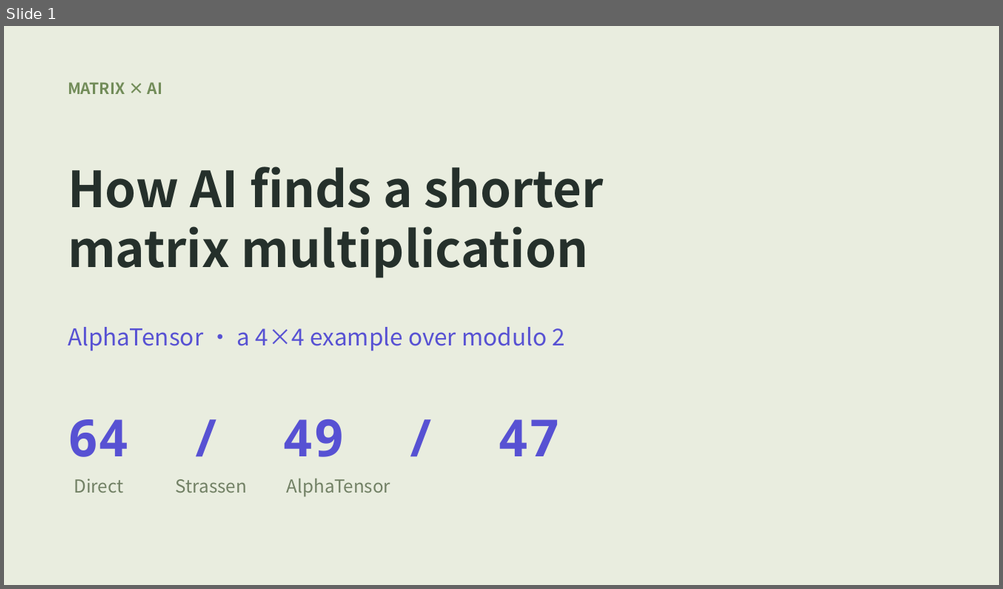
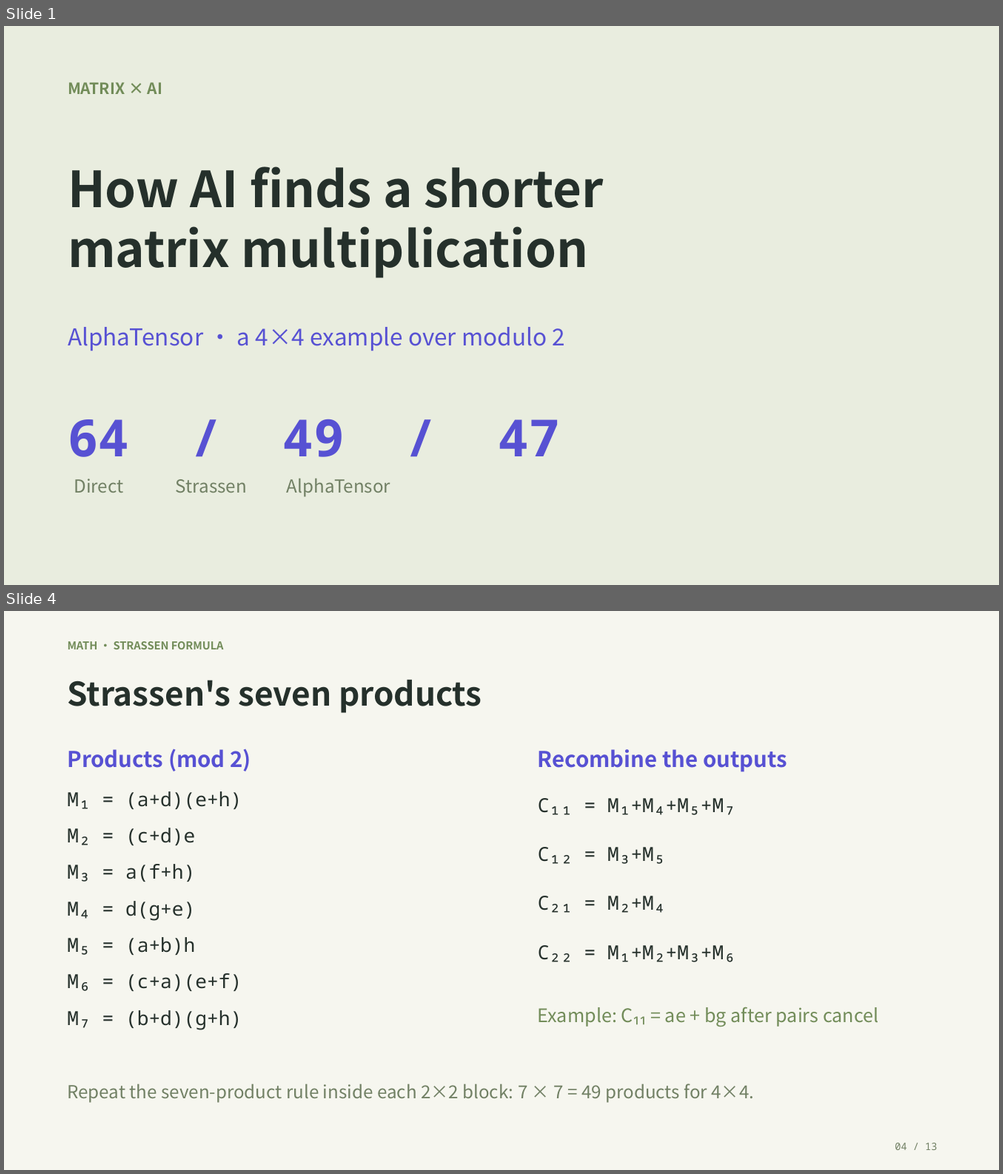
Before and after one commit to secreat14/AlphaEvolve-saplingagent-ppt, a slide deck: alphatensor_matrix_multiplication.pptx. Shown one above the other, each under a label of ours: slide 1 before the commit, slides 1 and 4 after it; the slides between them are not shown. The pictures are 1003x589 and 1003x1174 pixels, drawn with LibreOffice and Linux fonts; fonts in the diff are those of the drawing. Boxes give left, top, right and bottom in pixels: in the first picture for what was removed or moved away, otherwise in the second. Text is boxed around its words. In the diff, an @@ line names an element or a change of style, - is before the commit and + after.

```diff
--- a/alphatensor_matrix_multiplication.pptx
+++ b/alphatensor_matrix_multiplication.pptx
@@ slide 4 added at (x1=4, y1=611, x2=999, y2=1170), background #F6F6EF @@
@@ text added at (x1=68, y1=641, x2=224, y2=649), 10.5 pt, text #728C59, bold @@
+MATH · STRASSEN FORMULA
@@ text added at (x1=68, y1=680, x2=482, y2=713), 31.5 pt, text #25302B, bold @@
+Strassen's seven products
@@ text added at (x1=67, y1=749, x2=251, y2=772), 21 pt, text #5751D3, bold @@
+Products (mod 2)
@@ text added at (x1=538, y1=749, x2=787, y2=772), 21 pt, text #5751D3, bold @@
+Recombine the outputs
@@ text added at (x1=67, y1=792, x2=242, y2=809), 18.8 pt, text #25302B @@
+M₁ = (a+d)(e+h)
@@ text added at (x1=538, y1=798, x2=735, y2=815), 18.8 pt, text #25302B @@
+C₁₁ = M₁+M₄+M₅+M₇
@@ text added at (x1=67, y1=828, x2=195, y2=846), 18.8 pt, text #25302B @@
+M₂ = (c+d)e
@@ text added at (x1=538, y1=847, x2=666, y2=864), 18.8 pt, text #25302B @@
+C₁₂ = M₃+M₅
@@ text added at (x1=67, y1=864, x2=195, y2=882), 18.8 pt, text #25302B @@
+M₃ = a(f+h)
@@ text added at (x1=538, y1=896, x2=666, y2=913), 18.8 pt, text #25302B @@
+C₂₁ = M₂+M₄
@@ text added at (x1=67, y1=901, x2=195, y2=921), 18.8 pt, text #25302B @@
+M₄ = d(g+e)
@@ text added at (x1=67, y1=937, x2=195, y2=955), 18.8 pt, text #25302B @@
+M₅ = (a+b)h
@@ text added at (x1=538, y1=945, x2=735, y2=963), 18.8 pt, text #25302B @@
+C₂₂ = M₁+M₂+M₃+M₆
@@ text added at (x1=67, y1=974, x2=242, y2=991), 18.8 pt, text #25302B @@
+M₆ = (c+a)(e+f)
@@ text added at (x1=538, y1=1007, x2=878, y2=1027), 18 pt, text #728C59 @@
+Example: C₁₁ = ae + bg after pairs cancel
@@ text added at (x1=67, y1=1011, x2=242, y2=1031), 18.8 pt, text #25302B @@
+M₇ = (b+d)(g+h)
@@ text added at (x1=67, y1=1084, x2=754, y2=1103), 17.2 pt, text #718064 @@
+Repeat the seven-product rule inside each 2×2 block: 7 × 7 = 49 products for 4×4.
@@ text added at (x1=894, y1=1143, x2=936, y2=1150), 9.8 pt, text #718064 @@
+04 / 13
```
Also in this commit, not shown: 9 slides changed, 2 other slides added, 2 other files.
